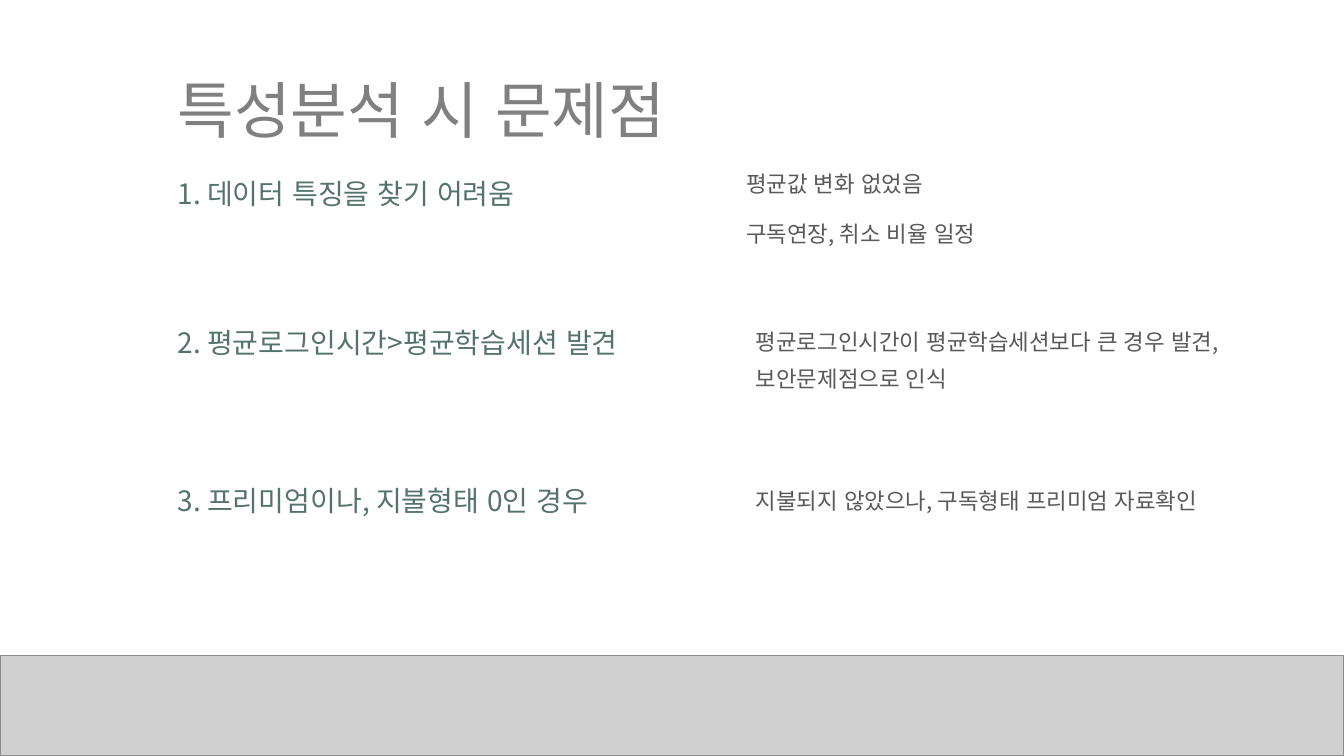
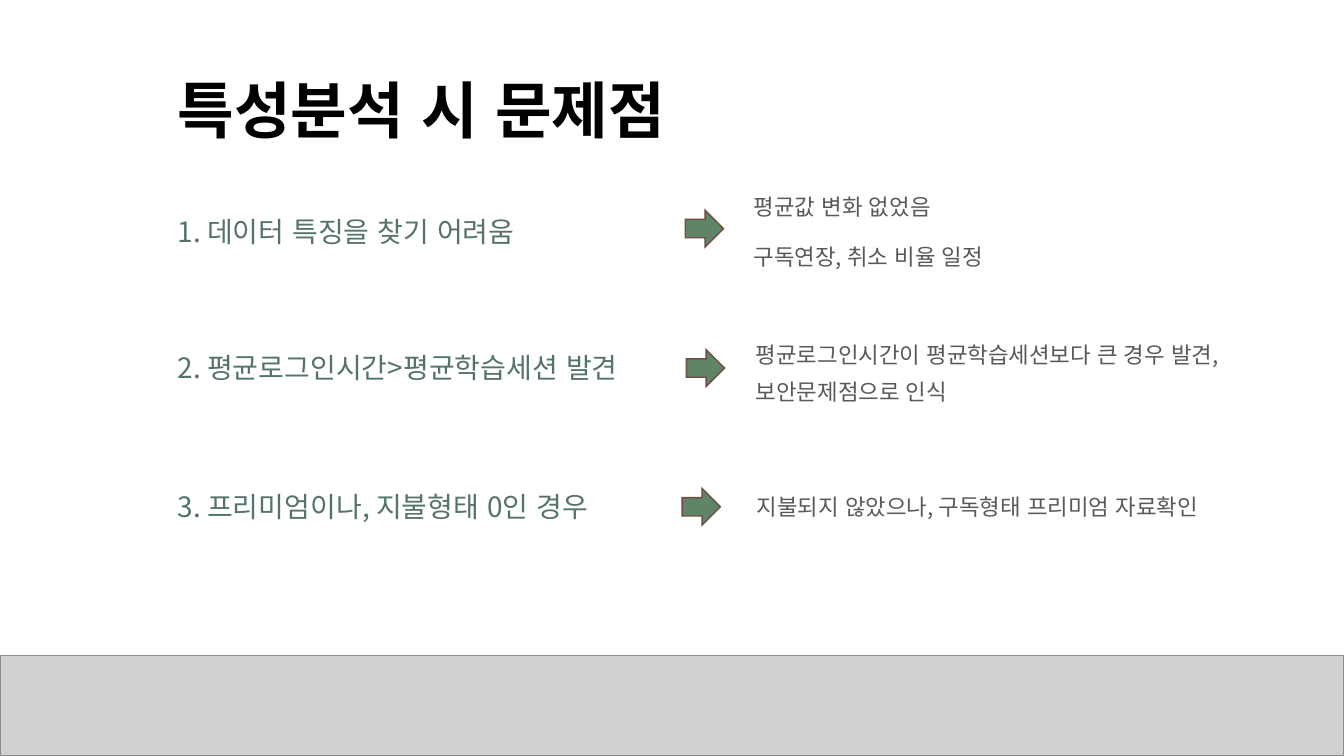
Before and after one commit to aiexplorer515/wassup_white, a slide deck: slide 5 of Project/DA_미니프로젝트.pptx. Drawn at 1344x756 pixels with LibreOffice and Linux fonts; fonts in the diff are those of the drawing; grey boxes stand for pictures. Boxes give left, top, right and bottom in pixels: in the first picture for what was removed or moved away, otherwise in the second. Text is boxed around its words. In the diff, an @@ line names an element or a change of style, - is before the commit and + after.

```diff
--- a/Project/DA_미니프로젝트.pptx
+++ b/Project/DA_미니프로젝트.pptx
@@ title "특성분석 시 문제점" at [178,81,665,139]: text colour #808080 to #000000, bold on @@
@@ text "평균값 변화 없었음": place and size @@
-text "평균값 변화 없었음" at [746,173,975,246]
+text "평균값 변화 없었음" at [754,196,983,269]
@@ text "1. 데이터 특징을 찾기 어려움": place and size @@
-text "1. 데이터 특징을 찾기 어려움" at [178,180,514,206]
+text "1. 데이터 특징을 찾기 어려움" at [178,218,514,244]
@@ right arrow added at [686,211,724,248], fill #608467, outline #704D45 1 pt @@
@@ text "평균로그인시간이 평균학습세션보다 큰 경우 발견, ...": place and size @@
-text "평균로그인시간이 평균학습세션보다 큰 경우 발견, ..." at [756,331,1219,389]
+text "평균로그인시간이 평균학습세션보다 큰 경우 발견, ..." at [756,344,1219,402]
@@ text "2. 평균로그인시간>평균학습세션 발견": place and size @@
-text "2. 평균로그인시간>평균학습세션 발견" at [178,329,618,355]
+text "2. 평균로그인시간>평균학습세션 발견" at [178,354,618,380]
@@ right arrow added at [687,350,725,387], fill #608467, outline #704D45 1 pt @@
@@ text "3. 프리미엄이나, 지불형태 0인 경우": place and size @@
-text "3. 프리미엄이나, 지불형태 0인 경우" at [178,487,588,516]
+text "3. 프리미엄이나, 지불형태 0인 경우" at [178,493,588,522]
@@ text "지불되지 않았으나, 구독형태 프리미엄 자료확인": place and size @@
-text "지불되지 않았으나, 구독형태 프리미엄 자료확인" at [756,490,1197,513]
+text "지불되지 않았으나, 구독형태 프리미엄 자료확인" at [757,496,1198,519]
@@ right arrow added at [683,489,721,526], fill #608467, outline #704D45 1 pt @@
```
Also in this commit, not shown: 21 other slides changed.
